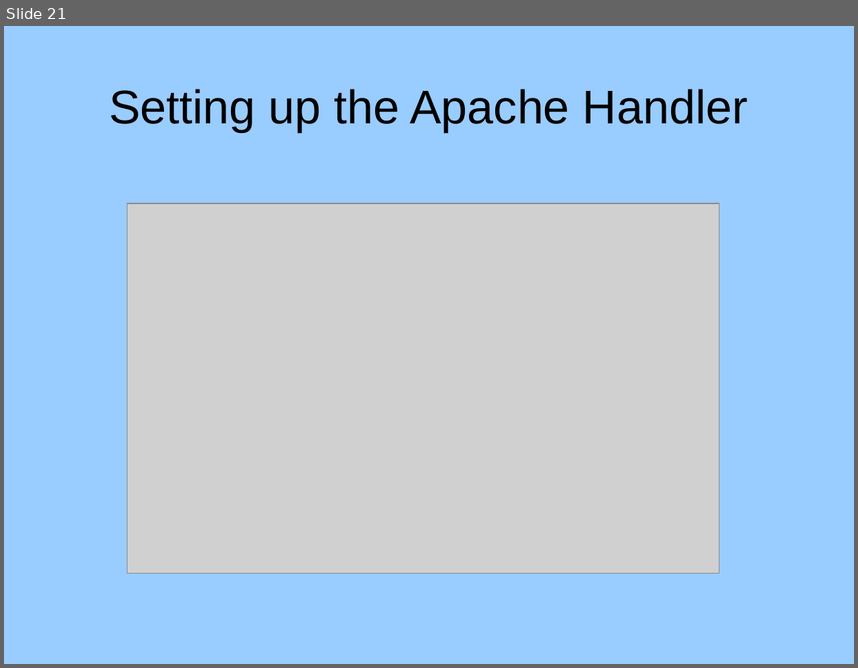
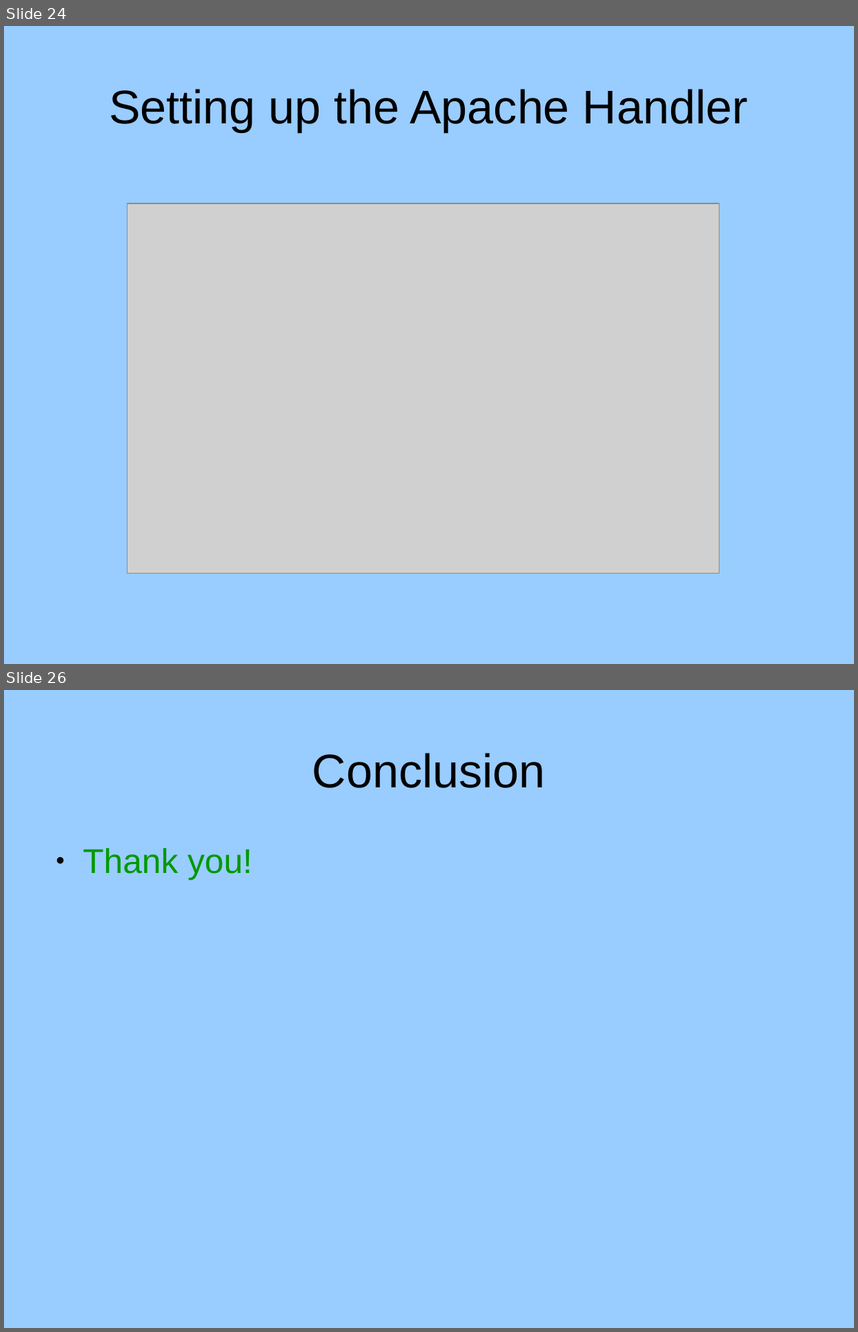
Before and after one commit to RaymondByczko/git-php-rewrite, a slide deck: docs/powerpoint.odp. Shown one above the other, each under a label of ours: slide 21 before the commit, slides 24 and 26 after it; the slides between them are not shown. The pictures are 858x668 and 858x1332 pixels, drawn with LibreOffice and Linux fonts; fonts in the diff are those of the drawing; grey boxes stand for pictures. Boxes give left, top, right and bottom in pixels: in the first picture for what was removed or moved away, otherwise in the second. Text is boxed around its words. In the diff, an @@ line names an element or a change of style, - is before the commit and + after.

```diff
--- a/docs/powerpoint.odp
+++ b/docs/powerpoint.odp
@@ slide 26 added at (x1=4, y1=690, x2=854, y2=1328), background #99CCFF @@
@@ title added at (x1=312, y1=753, x2=546, y2=788), 44 pt, text #000000 @@
+Conclusion
@@ text added at (x1=83, y1=848, x2=252, y2=880), 32 pt, text #009900 @@
+● Thank you!
@@ what was slide 21 is now slide 24 @@
```
Also in this commit, not shown: 11 slides changed, 4 other slides added.
